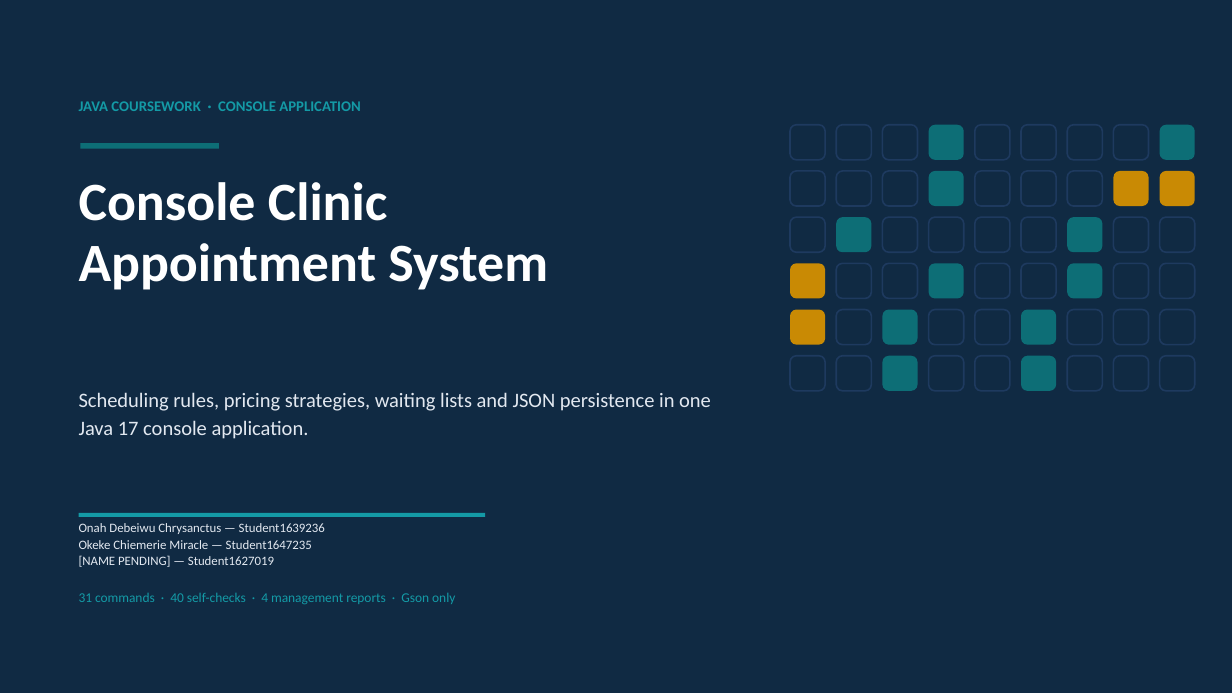
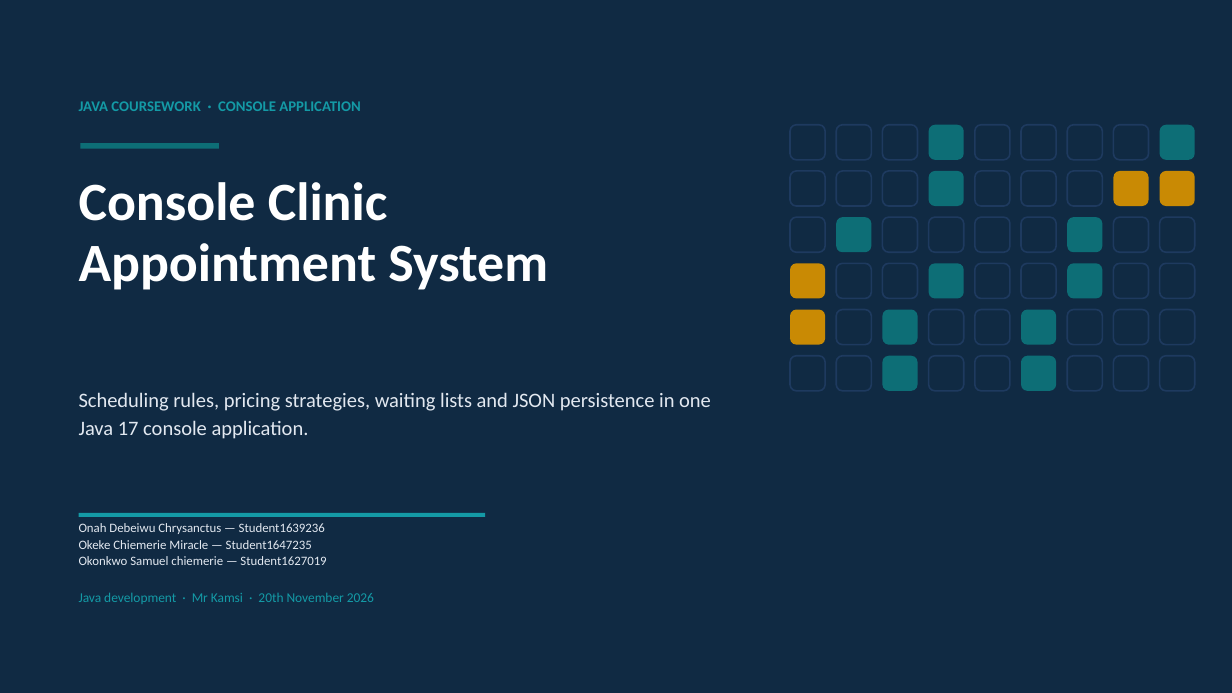
Before and after one commit to K1NGLuFFY/clinical_java_project, a slide deck: slide 1 of docs/Clinic_Appointment_System_Presentation.pptx. Drawn at 1232x693 pixels with LibreOffice and Linux fonts; fonts in the diff are those of the drawing. Boxes give left, top, right and bottom in pixels: in the first picture for what was removed or moved away, otherwise in the second. Text is boxed around its words. In the diff, an @@ line names an element or a change of style, - is before the commit and + after.

```diff
--- a/docs/Clinic_Appointment_System_Presentation.pptx
+++ b/docs/Clinic_Appointment_System_Presentation.pptx
@@ text at box(79, 556, 326, 565): text changed @@
-[NAME PENDING] — Student1627019
+Okonkwo Samuel chiemerie — Student1627019
@@ text at box(79, 593, 374, 604): text changed @@
-31 commands · 40 self-checks · 4 management reports · Gson only
+Java development · Mr Kamsi · 20th November 2026
```
Also in this commit, not shown: 1 other slide changed, 8 other files.
